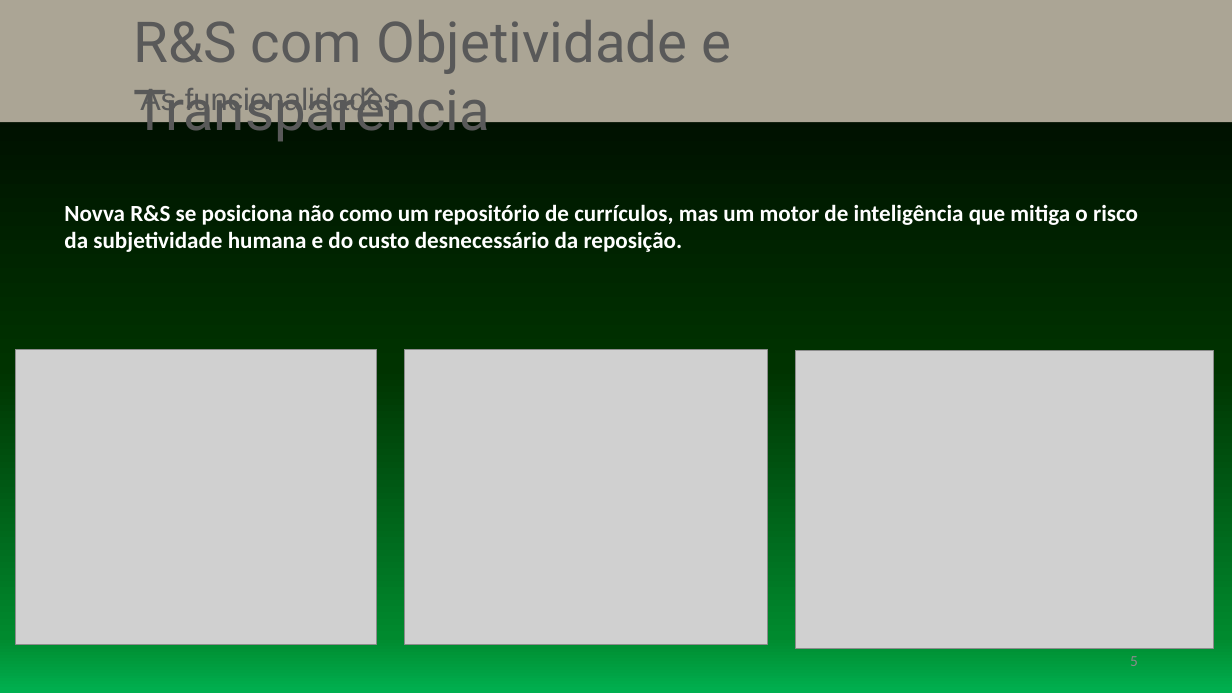
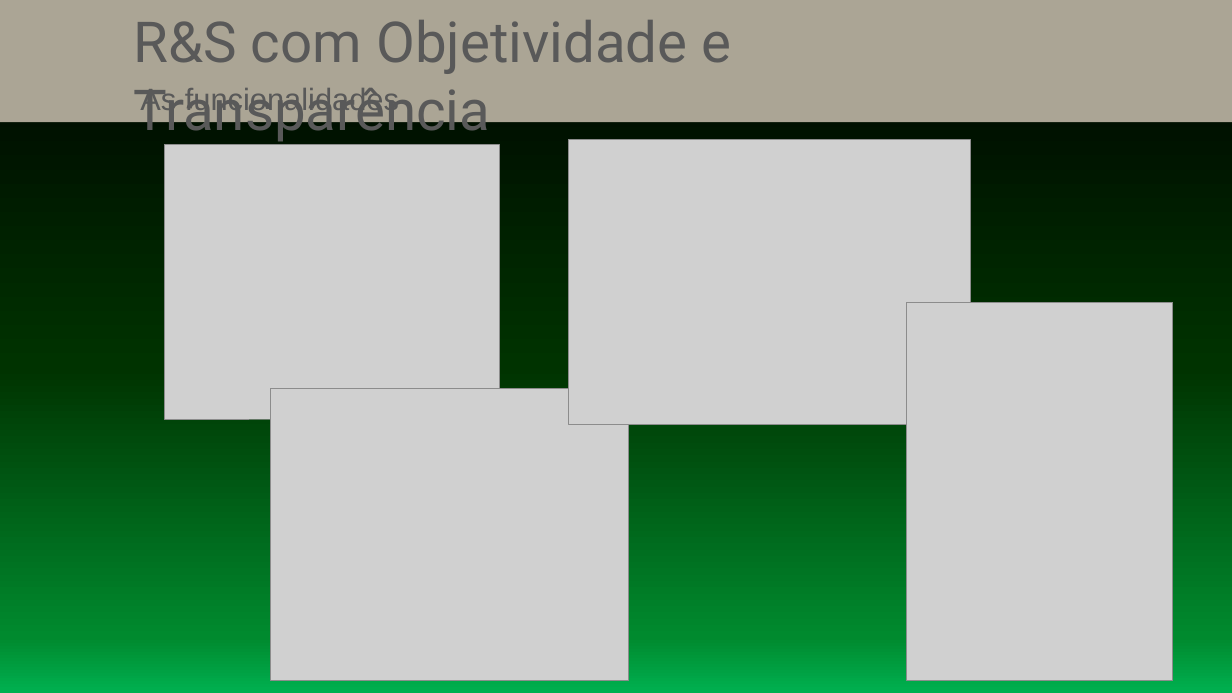
Before and after one commit to eiderao/novva-rs-saas-2_0, a slide deck: slide 7 of Novva R&S - Pitch Deck.pptx (slide 5 before the commit). Drawn at 1232x693 pixels with LibreOffice and Linux fonts; fonts in the diff are those of the drawing; grey boxes stand for pictures. Boxes give left, top, right and bottom in pixels: in the first picture for what was removed or moved away, otherwise in the second. Text is boxed around its words. In the diff, an @@ line names an element or a change of style, - is before the commit and + after.

```diff
--- a/Novva R&S - Pitch Deck.pptx
+++ b/Novva R&S - Pitch Deck.pptx
@@ picture: place and size @@
-picture at (16,349,376,645)
+picture at (165,145,499,420)
@@ picture: place and size @@
-picture at (795,350,1214,648)
+picture at (568,140,970,425)
@@ text removed at (64,204,1138,252) @@
-Novva R&S se posiciona não como um repositório de currículos, mas um motor de inteligência que mitiga o risco da subjetividade humana e do custo desnecessário da reposição.
@@ picture added at (907,302,1174,680) @@
@@ picture: place and size @@
-picture at (405,349,768,645)
+picture at (270,388,628,680)
@@ page number removed at (1130,656,1138,666) @@
-5
```
Also in this commit, not shown: 1 other slide changed, 4 slides added.
